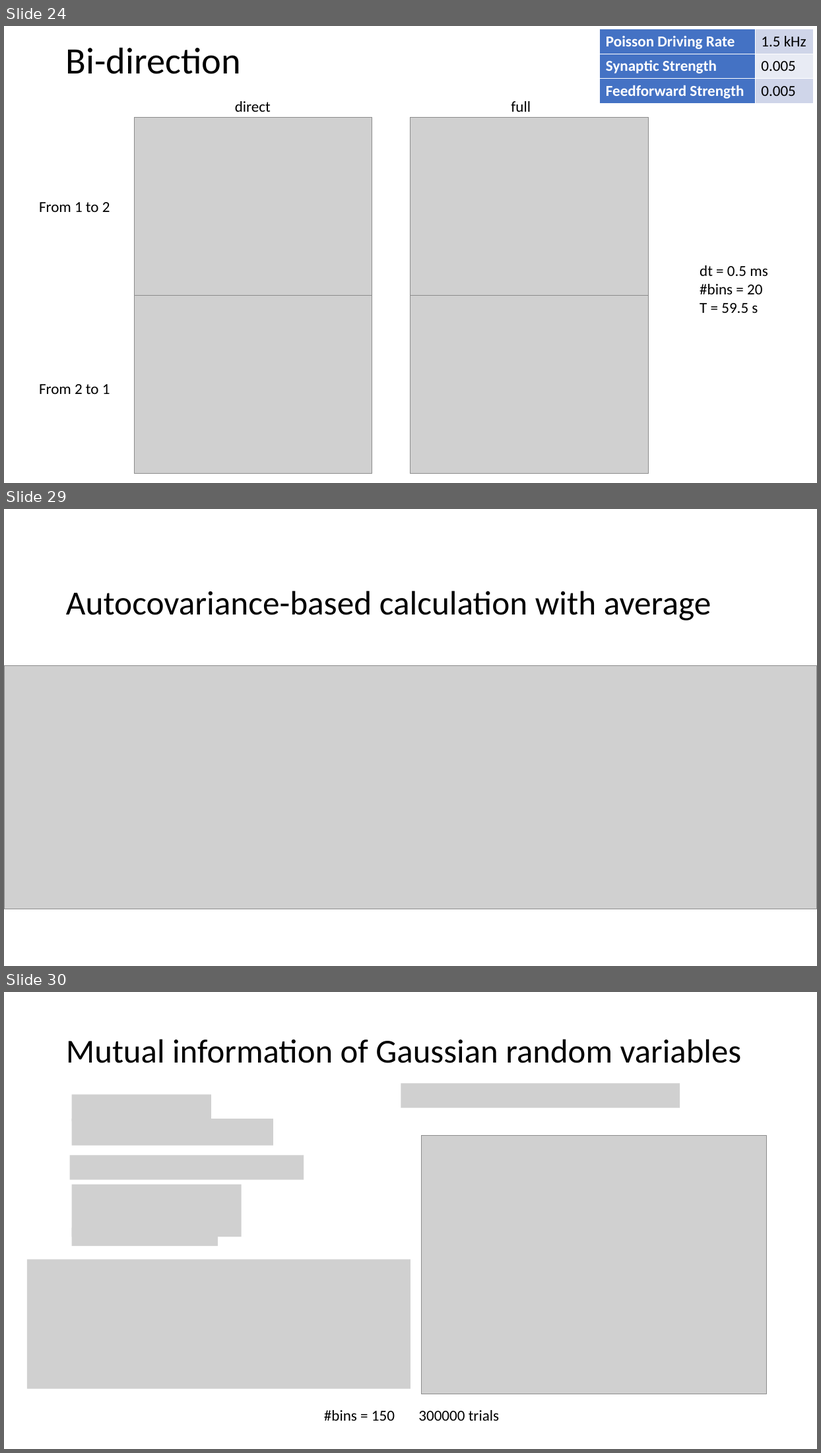
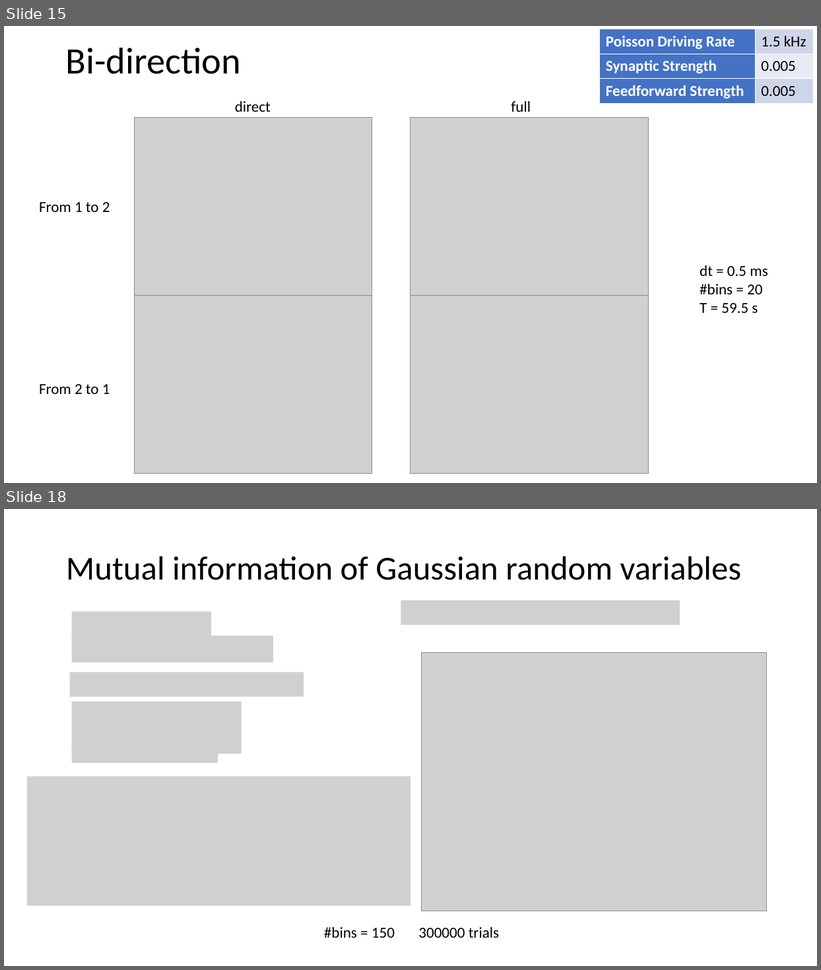
Before and after one commit to NeoNeuron/IF-neuronal-network, a slide deck: reports/oct31/Recent numerical results related to neuronal network simulation.pptx. Shown one above the other, each under a label of ours: slides 24, 29 and 30 before the commit, slides 15 and 18 after it; the slides between them are not shown. The pictures are 821x1453 and 821x970 pixels, drawn with LibreOffice and Linux fonts; fonts in the diff are those of the drawing; grey boxes stand for pictures. Boxes give left, top, right and bottom in pixels: in the first picture for what was removed or moved away, otherwise in the second. Text is boxed around its words. In the diff, an @@ line names an element or a change of style, - is before the commit and + after.

```diff
--- a/reports/oct31/Recent numerical results related to neuronal network simulation.pptx
+++ b/reports/oct31/Recent numerical results related to neuronal network simulation.pptx
@@ slide 29 removed at [4, 509, 817, 966], background #FFFFFF @@
@@ title removed at [66, 591, 711, 621] @@
-Autocovariance-based calculation with average
@@ picture removed at [4, 666, 817, 910] @@
@@ what was slide 24 is now slide 15 @@
@@ what was slide 30 is now slide 18 @@
```
Also in this commit, not shown: 17 slides changed, 1 slide added, 12 other slides removed, 44 other files.
